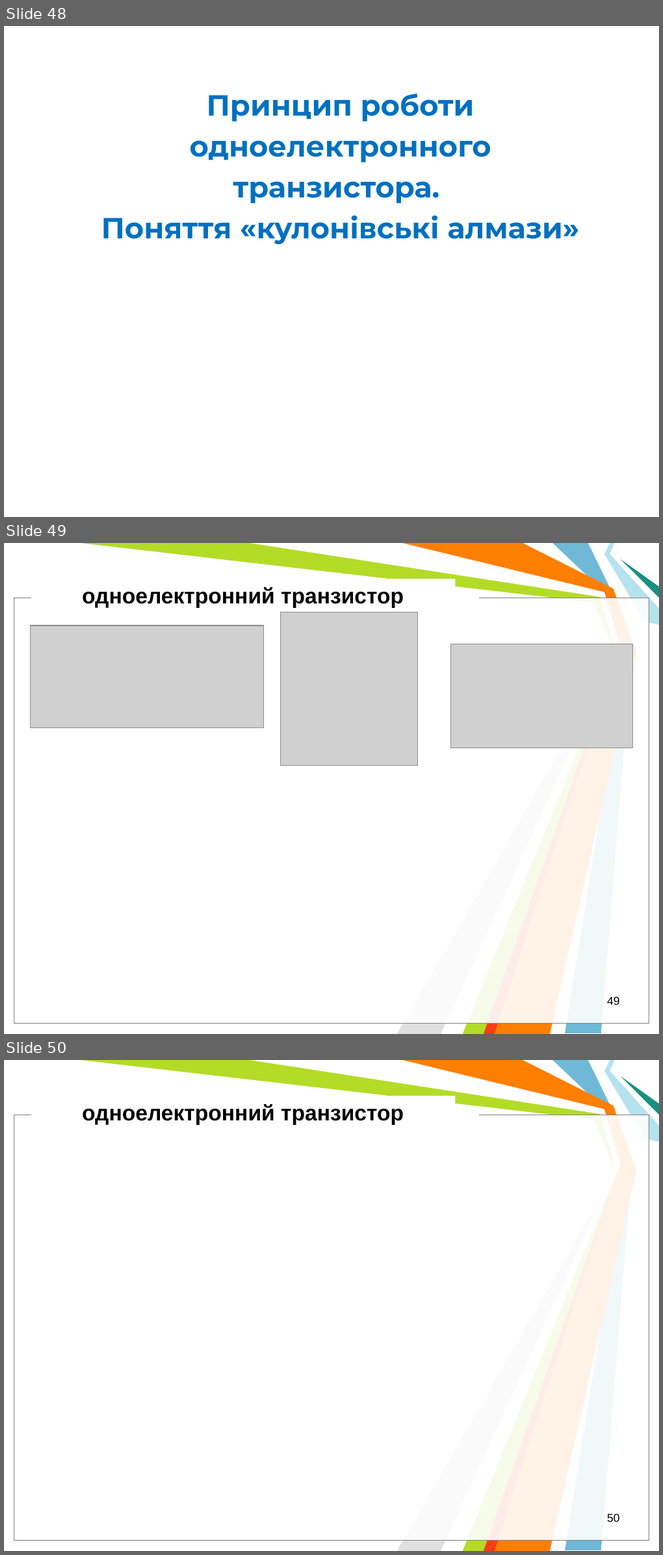
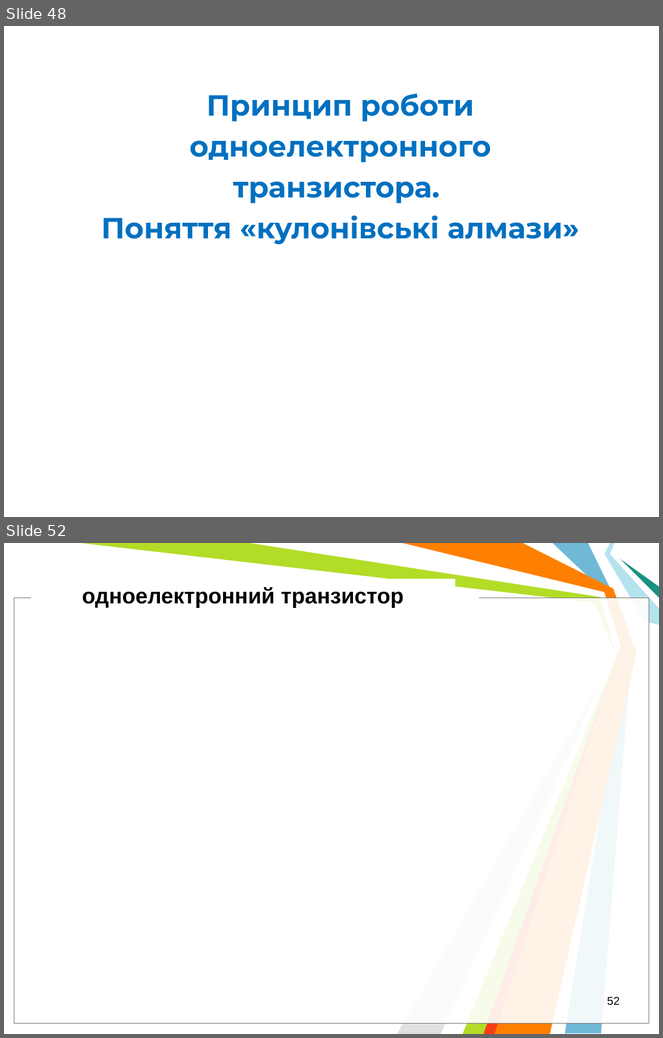
Before and after one commit to l432/NMK, a slide deck: Lecture/Nanoelectronika/Present/NanoelectronV2.ppt. Shown one above the other, each under a label of ours: slides 48, 49 and 50 before the commit, slides 48 and 52 after it; the slides between them are not shown. The pictures are 663x1555 and 663x1038 pixels, drawn with LibreOffice and Linux fonts; fonts in the diff are those of the drawing; grey boxes stand for pictures; background and template pictures are left out. Boxes give left, top, right and bottom in pixels: in the first picture for what was removed or moved away, otherwise in the second. Text is boxed around its words. In the diff, an @@ line names an element or a change of style, - is before the commit and + after.

```diff
--- a/Lecture/Nanoelectronika/Present/NanoelectronV2.ppt
+++ b/Lecture/Nanoelectronika/Present/NanoelectronV2.ppt
@@ slide 49 removed at (4,543,659,1034), background #FFFFFF; not listed: 11 template elements that a slide beside it also shows @@
@@ text removed at (82,587,404,608) @@
-одноелектронний транзистор
@@ picture removed at (280,612,417,765) @@
@@ picture removed at (30,626,263,728) @@
@@ picture removed at (451,644,633,748) @@
@@ page number removed at (607,997,620,1005) @@
-49
@@ what was slide 50 is now slide 52 @@
@@ page number at (607,997,620,1005): text changed @@
-50
+52
```
Also in this commit, not shown: 3 slides added, 1 other slide removed.
